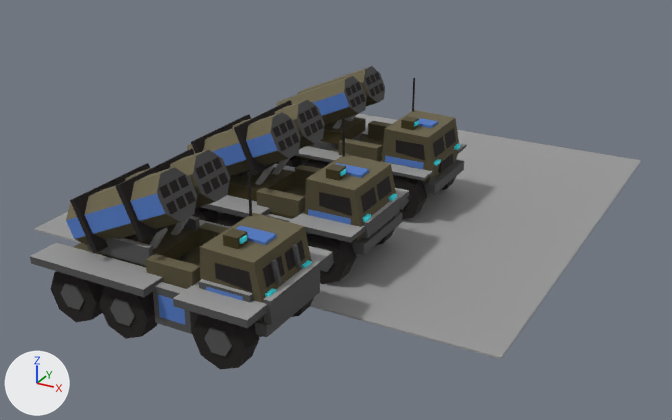
One commit to the Blender file art/models/units/rocket.atreides.blend: the scene before it, then after it.
Before and after are seen from a 50 mm lens placed at (5.25, -10.31, 4.8), pointed at (0.16, -1.07, 0.17). Every picture has the same lights, and +X, +Y and +Z are marked at lower left. The picture after the commit comes second.

The first picture shows '_ground', '_rev1_armor1', '_rev1_body', '_rev1_turret', '_rev1_weapons1', '_rev2_armor2', '_rev2_armor2_turret', '_rev2_body', '_rev2_turret', '_rev2_weapons2', 'armor0', 'body', 'turret', 'weapons0'.
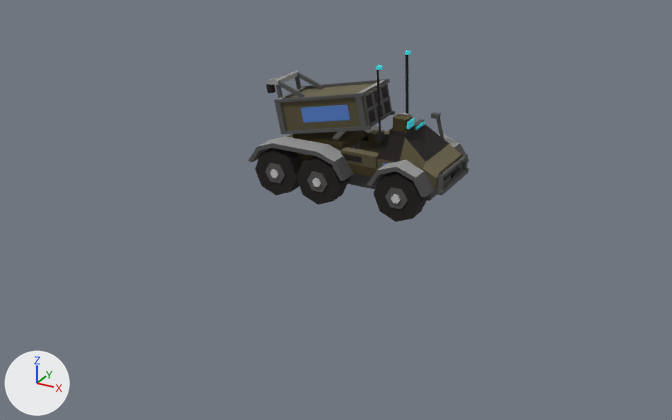
Where the change shows, as pixel boxes (x1, y1, x2, y2) in the pictures (672 x 420 px):
'_ground', hidden
    before: (34, 114, 641, 359)
'_rev2_body', hidden
    before: (51, 172, 320, 370)
'body', reshaped
    before: (276, 78, 464, 220)
    after: (255, 51, 469, 222)
'_rev2_armor2', hidden
    before: (30, 219, 333, 334)
'_rev2_weapons2', hidden
    before: (66, 149, 230, 253)
'_rev1_body', hidden
    before: (192, 118, 402, 284)
'weapons0', reshaped, moved
    before: (276, 66, 385, 124)
    after: (266, 71, 395, 135)
'_rev1_weapons1', hidden
    before: (187, 99, 325, 177)
'armor0', reshaped
    before: (295, 127, 466, 181)
    after: (248, 125, 469, 197)
'_rev1_armor1', hidden
    before: (202, 164, 409, 243)
'_rev2_turret', hidden
    before: (97, 217, 199, 267)
'turret', moved
    before: (310, 115, 366, 150)
    after: (293, 130, 365, 151)
'_rev1_turret', hidden
    before: (227, 158, 295, 202)
'_rev2_armor2_turret', hidden
    before: (88, 216, 200, 266)

What changed in the scene script:
```text
Add me_weapons0_001:
    me_weapons0_001.from_pydata(...)  # 144 vertices, 92 faces; spans x -1.48..0.26, y -0.38..0.38, z 0.75..1.48
    # faces by material slot: [90, 2]
    me_weapons0_001.materials.append(mat_palette)  # picture img_palette_png
    me_weapons0_001.materials.append(mat_team)
Add me_armor0_001:
    me_armor0_001.from_pydata(...)  # 96 vertices, 56 faces; spans x -1.37..1.21, y -0.71..0.71, z 0.41..0.74
    me_armor0_001.materials.append(mat_palette)  # picture img_palette_png
Add me_body_001:
    me_body_001.from_pydata(...)  # 562 vertices, 394 faces; spans x -1.28..1.3, y -0.72..0.72, z 0.0..1.87
    # faces by material slot: [386, 8]
    me_body_001.materials.append(mat_palette)  # picture img_palette_png
    me_body_001.materials.append(mat_team)
Change ob_body:
    ob_body: bpy.data.objects.new('body', me_body) -> bpy.data.objects.new('body', me_body_001)
Change ob_turret:
    ob_turret.location: (-0.46, 0.0, 0.66) -> (-0.46, 0.0, 0.56)
Change ob_armor0:
    ob_armor0: bpy.data.objects.new('armor0', me_armor0) -> bpy.data.objects.new('armor0', me_armor0_001)
Change ob_weapons0:
    ob_weapons0: bpy.data.objects.new('weapons0', me_weapons0) -> bpy.data.objects.new('weapons0', me_weapons0_001)
    ob_weapons0.location: (0.46, 0.0, -0.66) -> (0.46, 0.0, -0.56)
Change ob_rev1_body:
    add ob_rev1_body.hide_set(True)
Change ob_rev1_turret:
    add ob_rev1_turret.hide_set(True)
Change ob_rev1_armor1:
    add ob_rev1_armor1.hide_set(True)
Change ob_rev1_weapons1:
    add ob_rev1_weapons1.hide_set(True)
Change ob_rev2_body:
    add ob_rev2_body.hide_set(True)
Change ob_rev2_turret:
    add ob_rev2_turret.hide_set(True)
Change ob_rev2_armor2:
    add ob_rev2_armor2.hide_set(True)
Change ob_rev2_armor2_turret:
    add ob_rev2_armor2_turret.hide_set(True)
Change ob_rev2_weapons2:
    add ob_rev2_weapons2.hide_set(True)
Change ob_ground:
    add ob_ground.hide_set(True)
```
